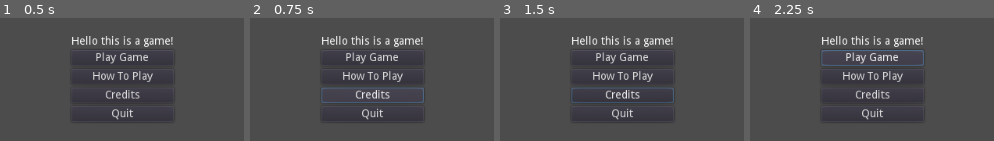
Above: before the commit, frames 1-4 (left to right).
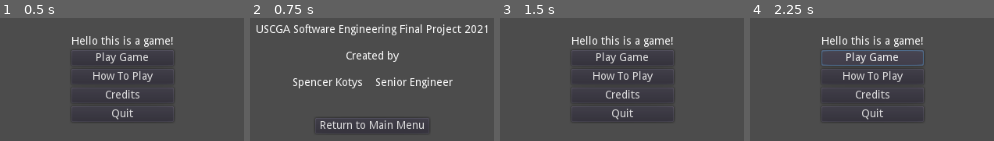
Above: after the commit, the same moments.

Repository: Spencer-Kotys/Welcome-to-ROM
Game: Godot game, scene res://startScreen.tscn
Same seed, same stepped clock (60 frames per second), same inputs: the game is played once before the commit and once after it.
Inputs (mouse positions are in pixels of both pictures, inside the frame that each line leads up to):
- Up to frame 1 (0.5 s): no input
- Up to frame 2 (0.75 s): click "Credits" at 0.5 s
- Up to frame 3 (1.5 s): click (622, 126) at 1.25 s, where only the run after the commit has a clickable "Return to Main Menu"
- Up to frame 4 (2.25 s): click "Play Game" at 2 s

Frame 1 is identical in both runs. In frame 2, 12% of the frame differs, in the area x 2-98%, y 4-91%; in frame 3, 0.4%; in frame 4, nothing differs.

Commit message:
Adding change to credits functionality

Diff:
--- a/Godot/startScreen.gd
+++ b/Godot/startScreen.gd
@@ -25,6 +25,7 @@
 
 
 func _on_Credits_pressed():
+	get_tree().change_scene("res://credits.tscn")
 	pass # Replace with function body.
 
 
